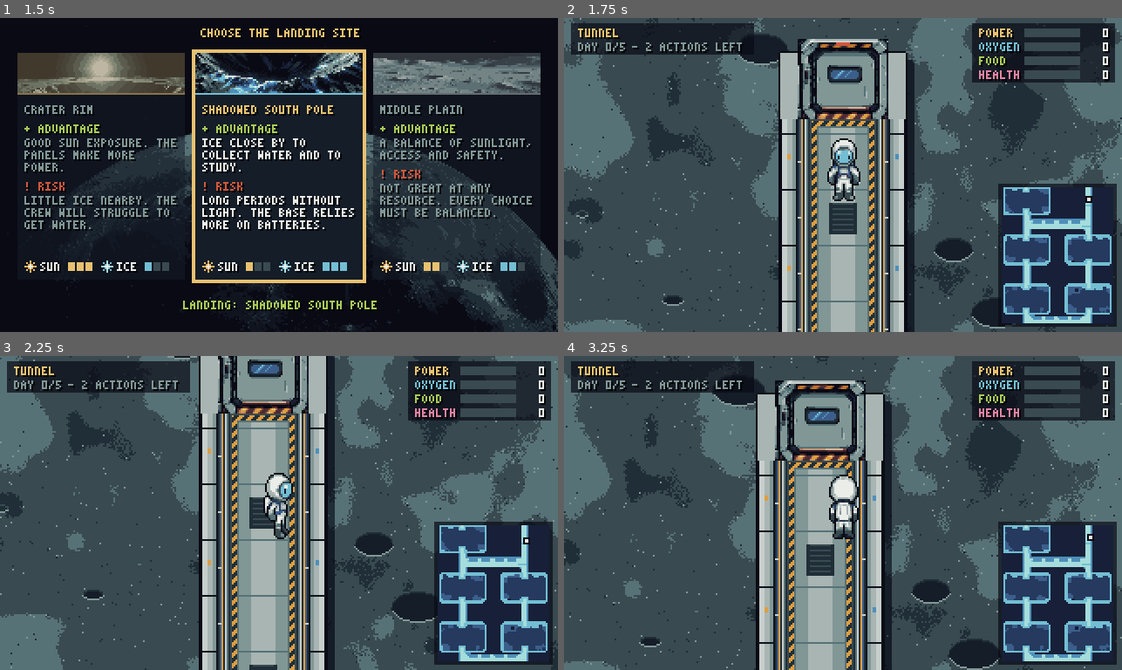
Above: before the commit, frames 1-4 (two rows, left to right).
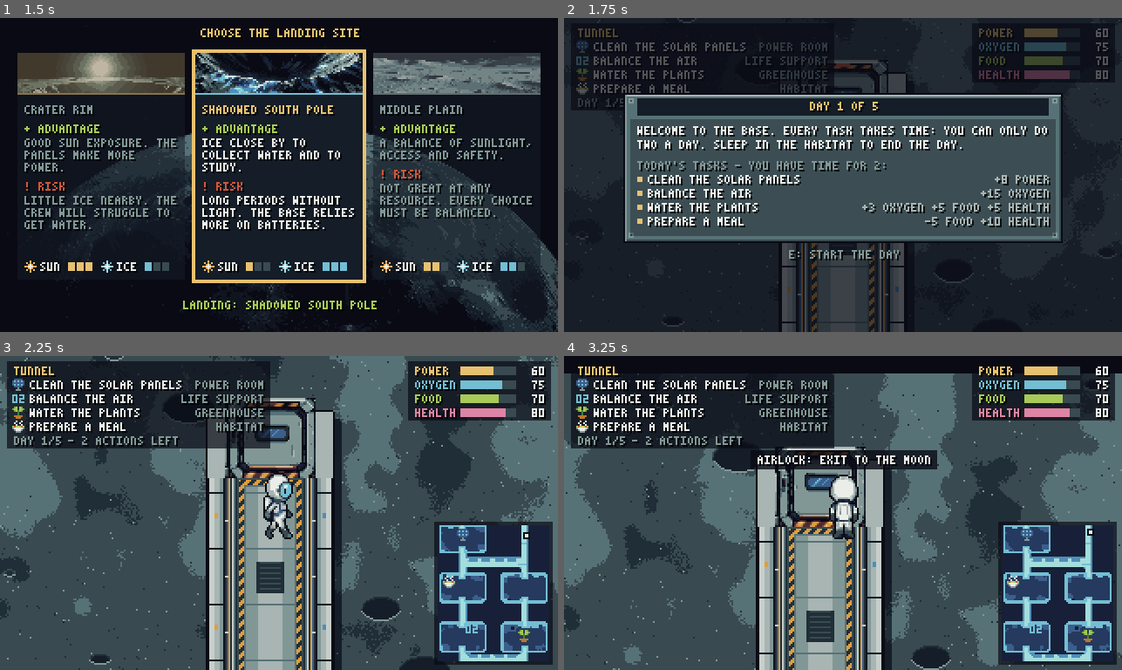
Above: after the commit, the same moments.

Repository: HattoriLoL/Artemis-Adventure
Game: Godot game, scene res://cenas/escolha_pouso.tscn
The game is run twice, just before and just after one commit, with the same random seed, the same clock (stepped at 60 frames per second) and the same inputs.
Inputs (mouse positions are in pixels of both pictures, inside the frame that each line leads up to):
- Up to frame 1 (1.5 s): tap Enter (ui_accept) at 0.5, 0.77, 1.25 s; move the mouse to (401, 159) at 0.52 s; hold D (direita) 0.53-1.28 s; tap Shift (andar) at 0.6 s; click (401, 159) at 0.67 s; move the mouse to (167, 190) at 1.27 s; hold S (baixo) from 1.28 s (still down); tap E (usar) at 1.35 s
- Up to frame 2 (1.75 s): keep holding S (baixo); tap Enter (ui_accept) at 1.52 s
- Up to frame 3 (2.25 s): move the mouse to (334, 443) at 2.02 s; release S (baixo) at 2.03 s; hold D (direita) from 2.03 s (still down); tap X at 2.1 s
- Up to frame 4 (3.25 s): move the mouse to (815, 575) at 2.77 s; release D (direita) at 2.78 s; hold W (cima) from 2.78 s (still down); tap J at 2.85 s; click (815, 575) at 2.92 s; tap Enter (ui_accept) at 3.02 s

Frame 1 is identical in both runs. In frame 2, 73% of the frame differs, in the area x 0-100%, y 0-100%; in frame 3, 48%; in frame 4, 41%.
Error before the commit: Parse Error: Identifier "VERDE_LIMA" not declared in the current scope. (res://scripts/emergencia_meteoros.gd:326)

Commit message:
fix: Declarar constantes VERDE_LIMA e VERMELHO_CLARO em emergencia_meteoros.gd

Diff:
--- a/jogo/scripts/emergencia_meteoros.gd
+++ b/jogo/scripts/emergencia_meteoros.gd
@@ -13,8 +13,10 @@
 const PRETO := Color("#090a14")
 const FUNDO := Color("#151d28")
 const AMARELO := Color("#e8c170")
-const VERMELHO := Color("#cf573c")
-const VERDE := Color("#a8ca58")
+const VERMELHO := Color("#a53030")
+const VERMELHO_CLARO := Color("#cf573c")
+const VERDE := Color("#468232")
+const VERDE_LIMA := Color("#a8ca58")
 const BRANCO := Color("#ebede9")
 const CINZA := Color("#819796")
 const CINZA_ESC := Color("#394a50")
